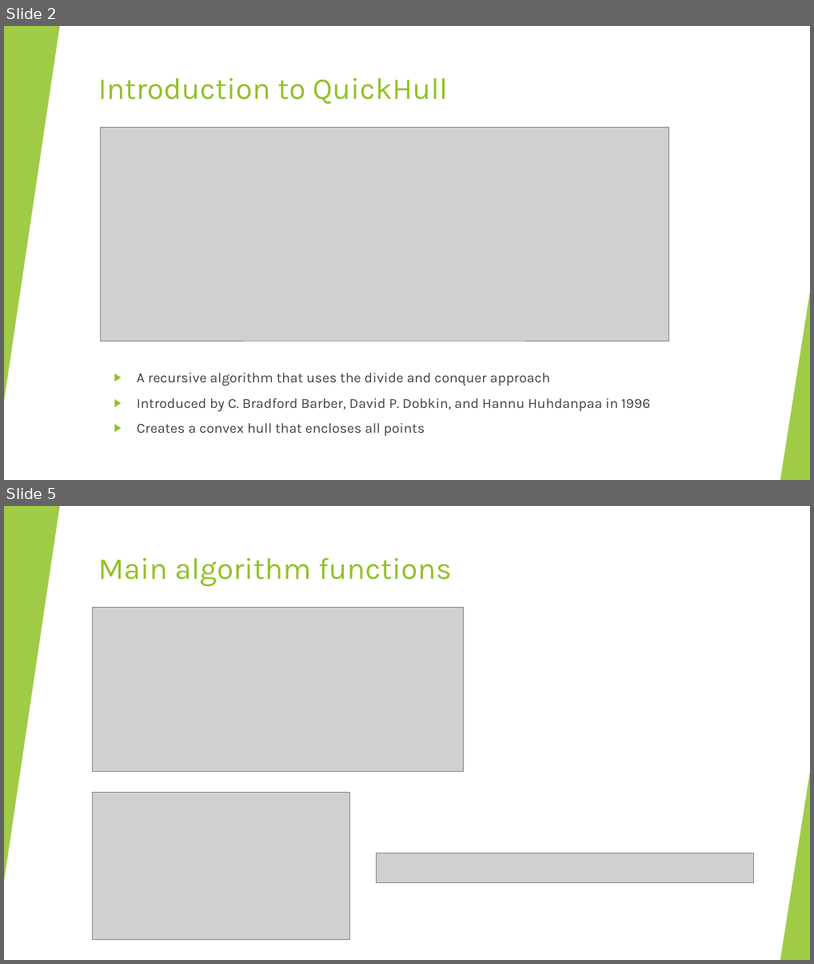
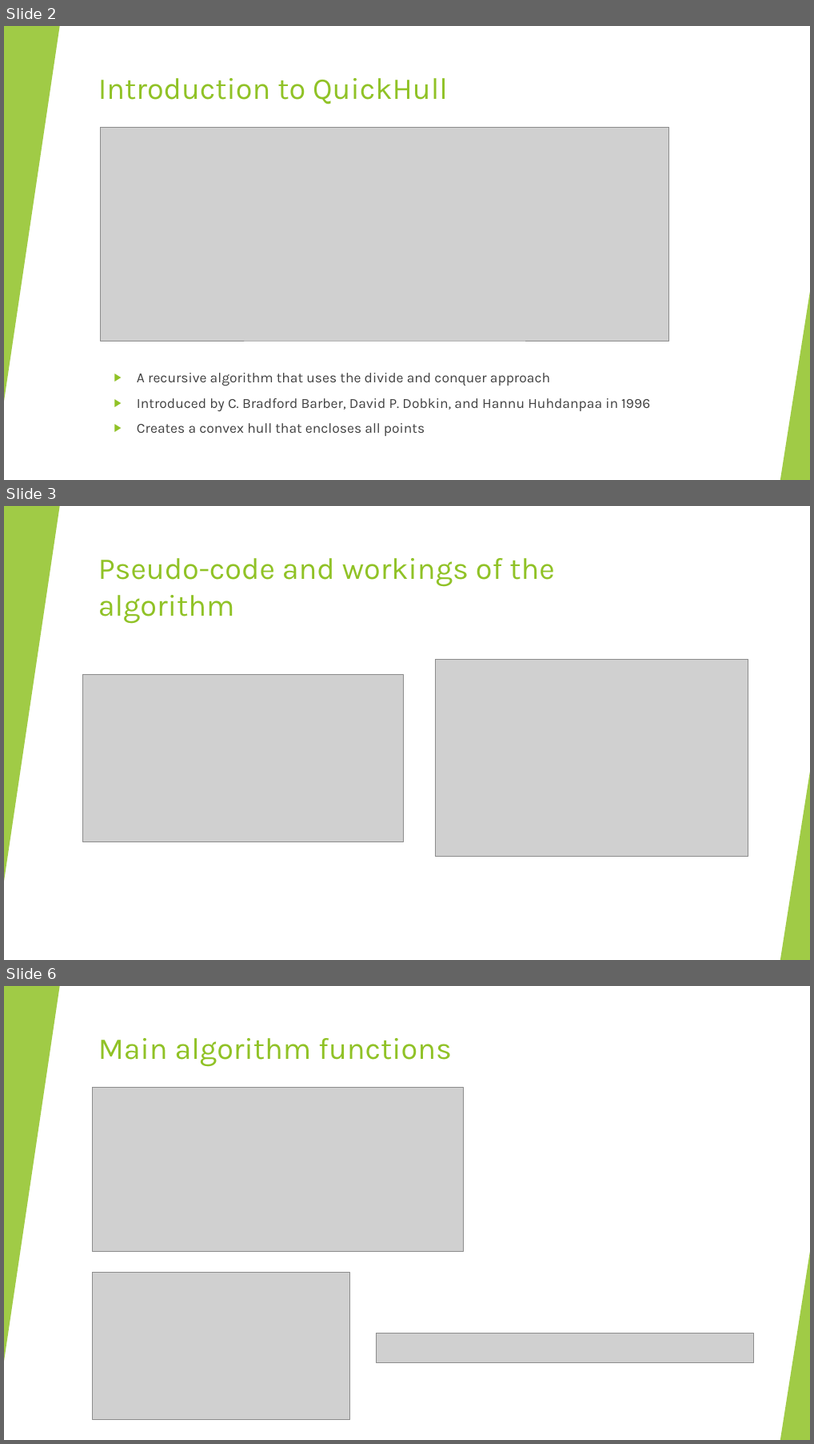
Before and after one commit to stefancourt/Quickhull-algorithm, a slide deck: quickhull-presentation.pptx. Shown one above the other, each under a label of ours: slides 2 and 5 before the commit, slides 2, 3 and 6 after it; the slides between them are not shown. The pictures are 814x964 and 814x1444 pixels, drawn with LibreOffice and Linux fonts; fonts in the diff are those of the drawing; grey boxes stand for pictures. Boxes give left, top, right and bottom in pixels: in the first picture for what was removed or moved away, otherwise in the second. Text is boxed around its words. In the diff, an @@ line names an element or a change of style, - is before the commit and + after.

```diff
--- a/quickhull-presentation.pptx
+++ b/quickhull-presentation.pptx
@@ slide 3 added at [4, 506, 810, 960], background #FFFFFF; not listed: 10 template elements that a slide beside it also shows @@
@@ rectangle added at [4, 506, 810, 960], fill #FFFFFF @@
@@ triangle added at [4, 506, 60, 881], fill #90C226 at 85% opacity @@
@@ title added at [98, 558, 554, 623], 36 pt, text #90C226 @@
+Pseudo-code and workings of the algorithm
@@ picture added at [435, 659, 749, 856] @@
@@ picture added at [82, 674, 404, 841] @@
@@ triangle added at [781, 772, 810, 960], fill #90C226 at 85% opacity @@
@@ what was slide 5 is now slide 6 @@
```
Also in this commit, not shown: 3 slides changed, 1 other slide added, 2 other files.
